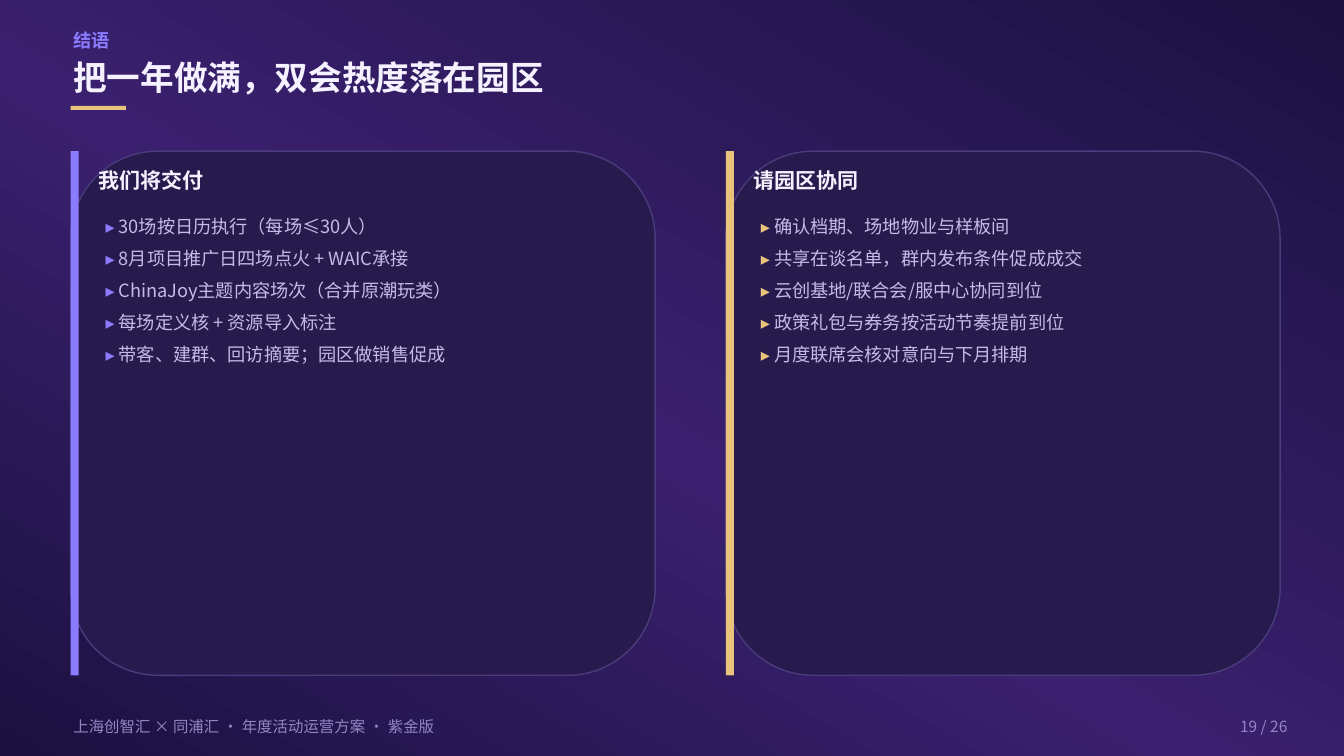
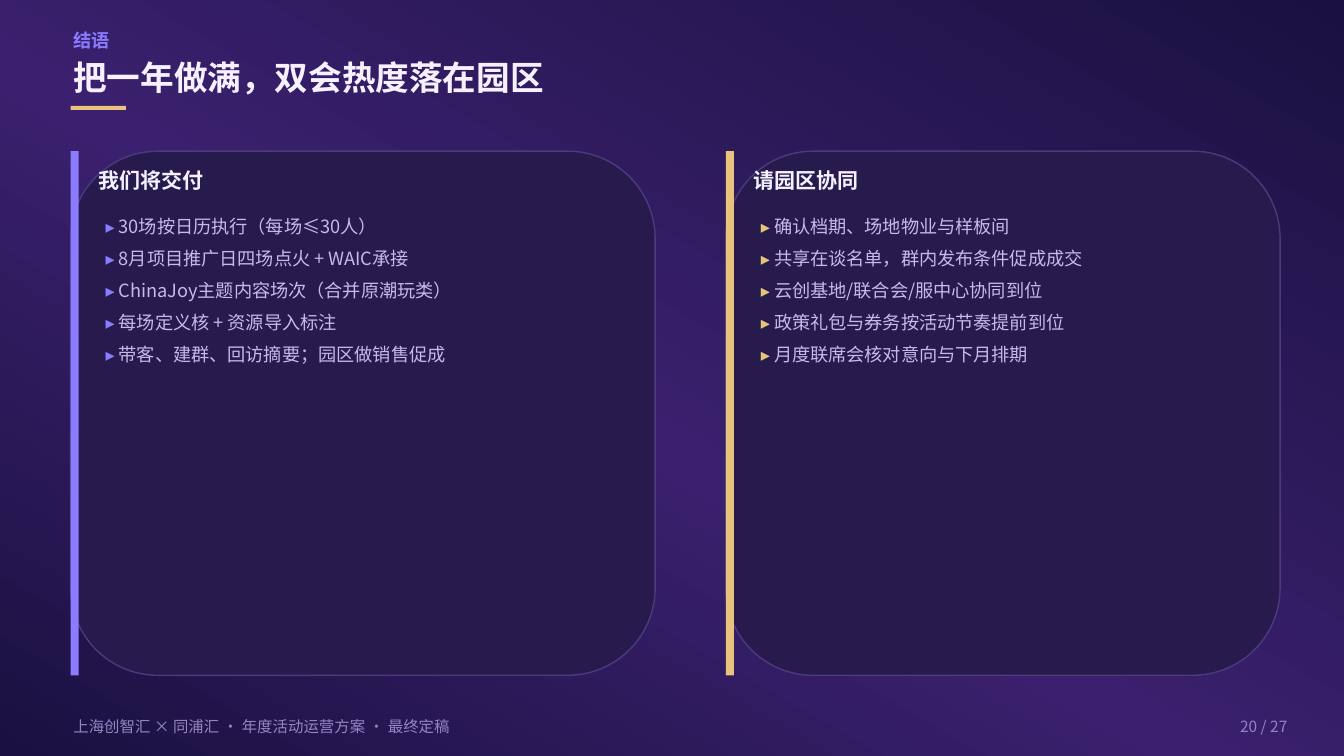
Before and after one commit to hujigang2010-maker/AIDEN, a slide deck: slide 20 of proposal/chuangzhihui-30-events-waic-cj-fuse.pptx (slide 19 before the commit). Drawn at 1344x756 pixels with LibreOffice and Linux fonts; fonts in the diff are those of the drawing. Boxes give left, top, right and bottom in pixels: in the first picture for what was removed or moved away, otherwise in the second. Text is boxed around its words. In the diff, an @@ line names an element or a change of style, - is before the commit and + after.

```diff
--- a/proposal/chuangzhihui-30-events-waic-cj-fuse.pptx
+++ b/proposal/chuangzhihui-30-events-waic-cj-fuse.pptx
@@ text at bbox=[73, 719, 450, 733]: text changed @@
-上海创智汇 × 同浦汇 · 年度活动运营方案 · 紫金版
+上海创智汇 × 同浦汇 · 年度活动运营方案 · 最终定稿
@@ text at bbox=[1240, 720, 1287, 732]: text changed @@
-19 / 26
+20 / 27
```
Also in this commit, not shown: 25 other slides changed, 1 slide added, 17 other files.
